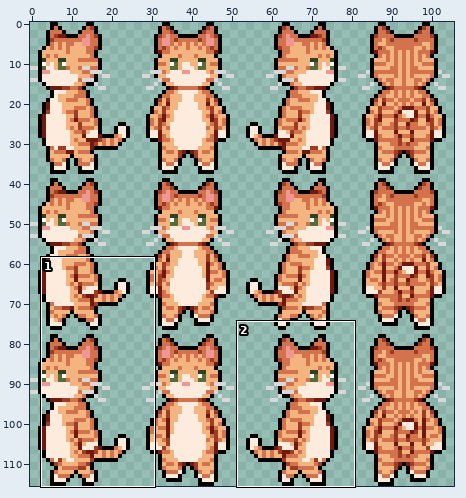
Sprite sheet, stored at assets/sprites/oliver.png. Above, an overview of the earlier version with the close-up marked.
Close-up. First the earlier version:
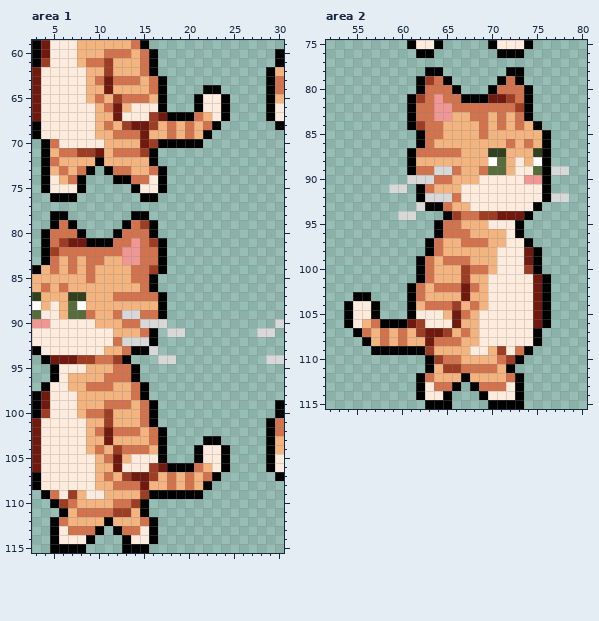
The file is 106x116 pixels. Shown: area 1: x 3..30, y 59..115; area 2: x 52..80, y 75..115.
And afterwards:
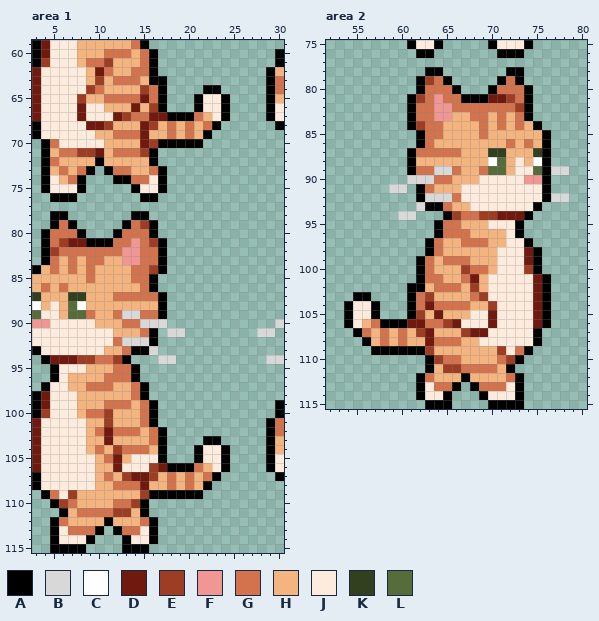
Palette (. is transparent): A #000000  B #d8d8d8  C #ffffff  D #6f190f  E #9c3d24  F #f09793  G #d2734e  H #f3b480  J #fdebdd  K #324020  L #566c3b
The exact change:
--- area 1
@@ x 6..18 @@
  61 JJHGGEHHHGA..
- 62 JJJHHEHHHGA..
- 63 JJJHGDGGGHGA.
- 64 JJJHHDHHHHGA.
- 65 JJJHGHEGGGHA.
- 66 JJJJHGDHJJJA.
- 67 JJJJHHDJJJEDA
- 68 JJJJHGHEDDEHG
+ 62 JJJHDGHHGGA..
+ 63 JJJHEHGGGHAA.
+ 64 JJJEGHHHHEGA.
+ 65 JJEHHGGGGDGA.
+ 66 JJDJJHHHDHEA.
+ 67 JJDJJJDEGGDDA
+ 68 JJJDDEHHHDEHG
  69 JJJJHHGGGDHHG
@@ x 7..12 @@
 108 JJJHHG
-109 EHJJHH
+109 EHHHHH
 110 GHHHHG
--- area 2
@@ x 60..72 @@
 100 ..AGHHHEGGHJJ
-101 ..AGHHHEHHJJJ
-102 .AGHGGGDGHJJJ
-103 .AGHHHHDHHJJJ
-104 .AHGGGEHGHJJJ
-105 .AJJJHDGHJJJJ
-106 ADEJJJDHHJJJJ
-107 GHEDDEHGHJJJJ
+101 ..AGGHHGDHJJJ
+102 .AAHGGGHEHJJJ
+103 .AGEHHHHGEJJJ
+104 .AGDGGGGHHEJJ
+105 .AEHDHHHJJDJJ
+106 ADDGGEDJJJDJJ
+107 GHEDHHHEDDJJJ
 108 GHHDGGGHHJJJJ
-109 AAAEHHHHJJHEJ
+109 AAAEHHHHHHHEJ
 110 ...AEGGHHHHGE
